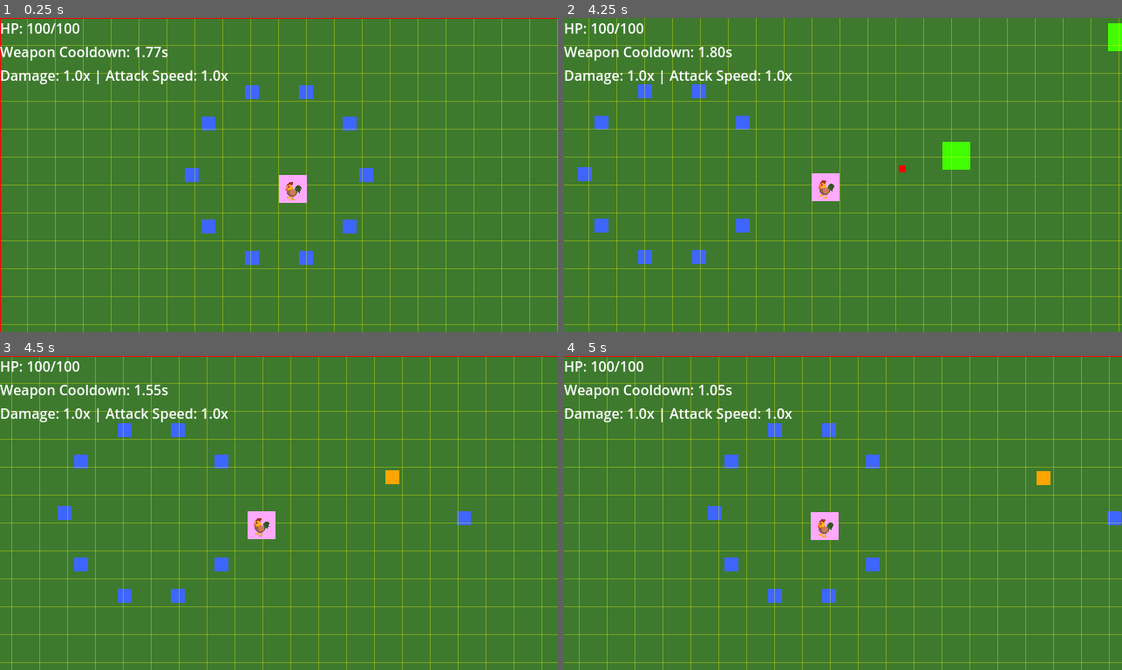
Above: before the commit, frames 1-4 (two rows, left to right).
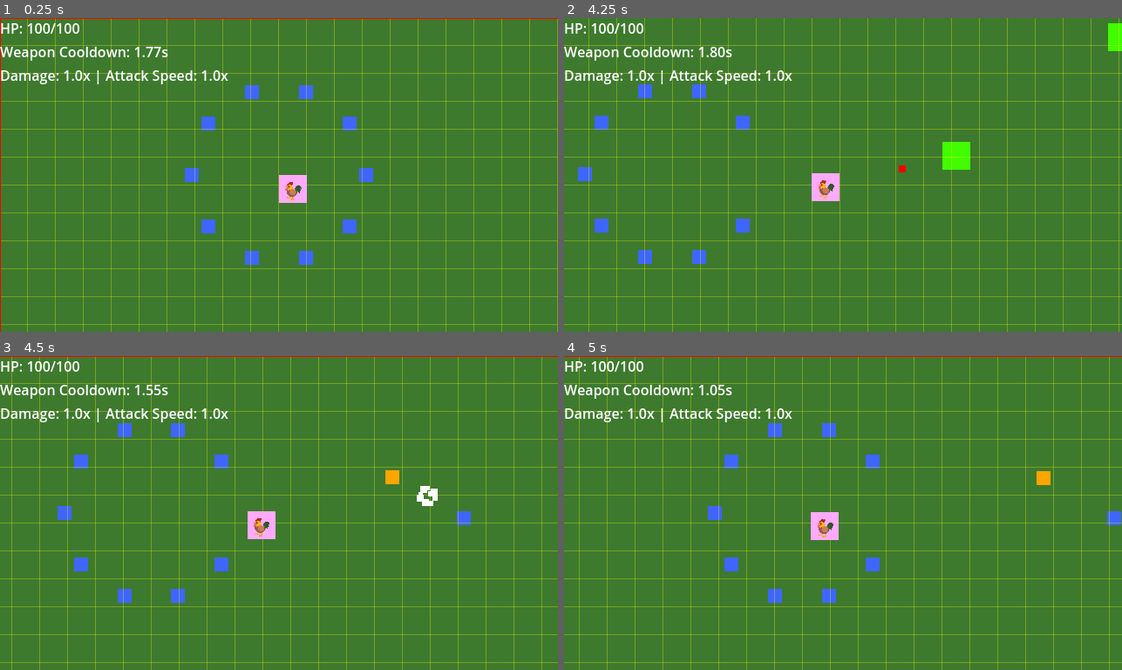
Above: after the commit, the same moments.

Repository: thejoshyee/sarimanok-game
Game: Godot game, scene res://main.tscn
The game is run twice, just before and just after one commit, with the same random seed, the same clock (stepped at 60 frames per second) and the same inputs.
Inputs:
- Up to frame 1 (0.25 s): no input
- Up to frame 2 (4.25 s): tap Enter (ui_accept) at 0.5, 0.77, 1.52, 3.02, 3.77 s; hold Right (move_right) 0.53-1.28 s; hold 1 0.53-1.28 s; hold S (move_down) 1.28-2.03 s; tap 2 at 1.35 s; hold Right (move_right) 2.03-2.78 s; hold 3 2.03-2.78 s; hold Up (move_up) 2.78-3.53 s; tap 1 at 2.85 s; hold A (move_left) from 3.53 s (still down); hold 2 from 3.53 s (still down)
- Up to frame 3 (4.5 s): keep holding A (move_left); release 2 at 4.28 s; tap 3 at 4.35 s
- Up to frame 4 (5 s): keep holding A (move_left); tap Enter (ui_accept) at 4.52 s

Frames 1-2 are identical in both runs. In frame 3, 0.2% of the frame differs, in the area x 74-79%, y 41-48%; in frame 4, nothing differs.

Commit message:
feat: add death particle effects for enemies
- Create GPUParticles2D death effect scene with auto-cleanup
- Spawn particle burst on enemy death before pool return
- Reset current_hp in reset_state() for proper pooling

Diff:
--- /dev/null
+++ b/game/scenes/effects/death_particles.tscn
@@ -0,0 +1,21 @@
+[gd_scene load_steps=3 format=3 uid="uid://l45h3lklp080"]
+
+[ext_resource type="Script" uid="uid://ecfr2uxih6af" path="res://scripts/effects/death_particles.gd" id="1_33ewb"]
+
+[sub_resource type="ParticleProcessMaterial" id="ParticleProcessMaterial_co30j"]
+particle_flag_disable_z = true
+spread = 180.0
+initial_velocity_min = 50.0
+initial_velocity_max = 100.0
+gravity = Vector3(0, 0, 0)
+scale_min = 4.0
+scale_max = 8.0
+
+[node name="DeathParticles" type="GPUParticles2D"]
+emitting = false
+amount = 12
+lifetime = 0.4
+one_shot = true
+explosiveness = 1.0
+process_material = SubResource("ParticleProcessMaterial_co30j")
+script = ExtResource("1_33ewb")
--- /dev/null
+++ b/game/scripts/effects/death_particles.gd
@@ -0,0 +1,13 @@
+extends GPUParticles2D
+
+## Self-destructs after particles finish playing
+## WHY: One-shot particles need cleanup to avoid memory leaks
+
+func _ready() -> void:
+	# Connect to the finished signal - emitted when one_shot completes
+	finished.connect(_on_finished)
+
+
+func _on_finished() -> void:
+	# Remove this particle node from the scene
+	queue_free()
--- a/game/scripts/enemies/enemy_duwende.gd
+++ b/game/scripts/enemies/enemy_duwende.gd
@@ -14,6 +14,9 @@
 # Drop amounts on death (Green defaults, Red overrides in scene)
 @export var xp_drop_count: int = 1
 @export var gold_drop_count: int = 1
+
+# Preload death effect scene for instant spawning
+const DeathParticles = preload("res://scenes/effects/death_particles.tscn")
 
 var damage: int = base_damage
 var current_hp: int = base_max_hp
@@ -46,6 +49,12 @@
 # Handle enemy death - spawn drops and return to pool
 func die() -> void:
 	var drop_pos = global_position
+
+	# Spawn death particle effect at enemy position
+	var particles = DeathParticles.instantiate()
+	particles.global_position = drop_pos
+	get_tree().current_scene.add_child(particles)
+	particles.emitting = true  # Start the burst
 
 	# Pick a random base direction for XP
 	var xp_base_angle = randf() * TAU
@@ -97,6 +106,8 @@
 func reset_state() -> void:
 	# Reset velocity when recycled from pool
 	velocity = Vector2.ZERO
+	# Reset HP to base value (initialize_stats will scale it after)
+	current_hp = base_max_hp
 
 
 func _physics_process(_delta: float) -> void:
Not shown, added: game/scripts/effects/death_particles.gd.uid
